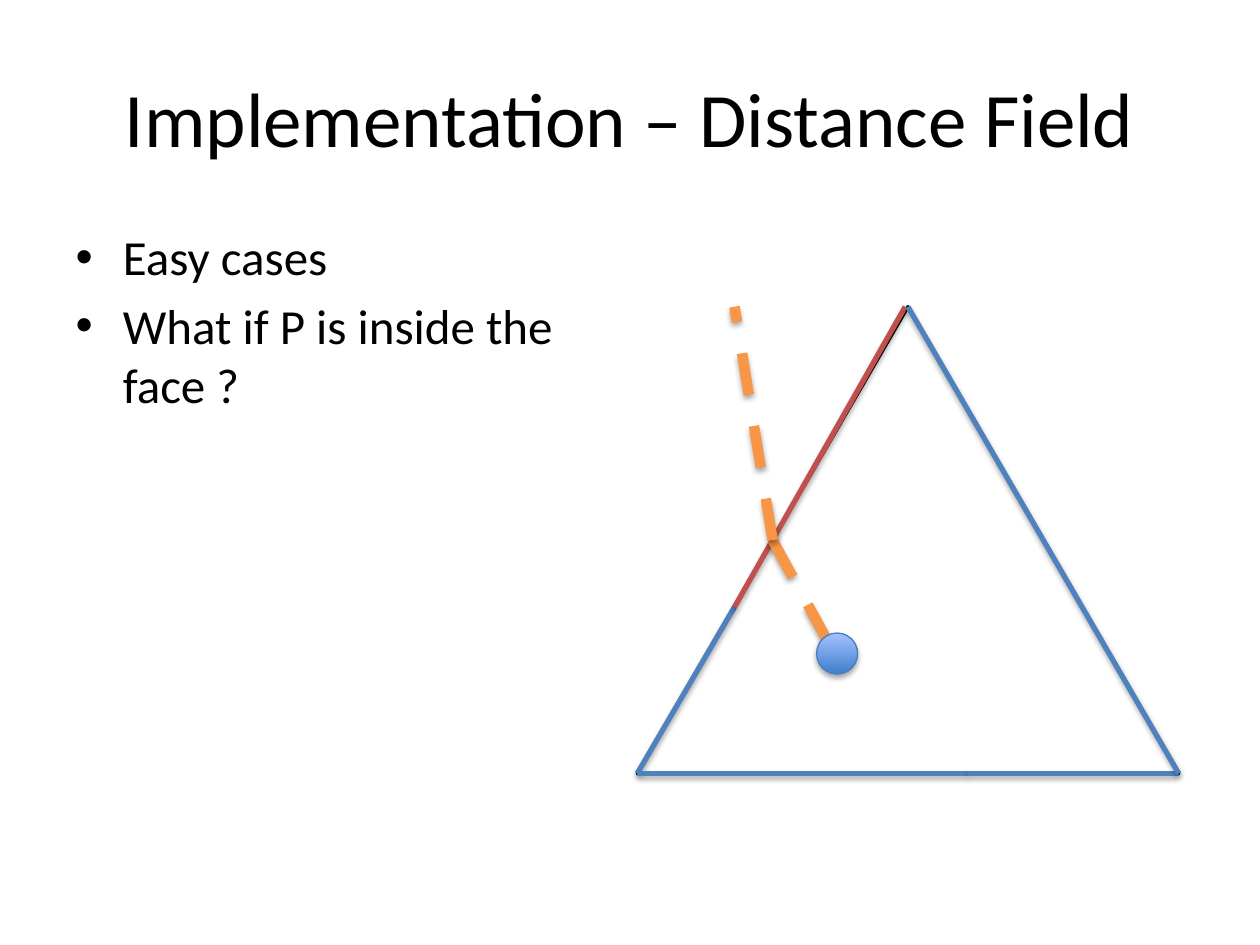
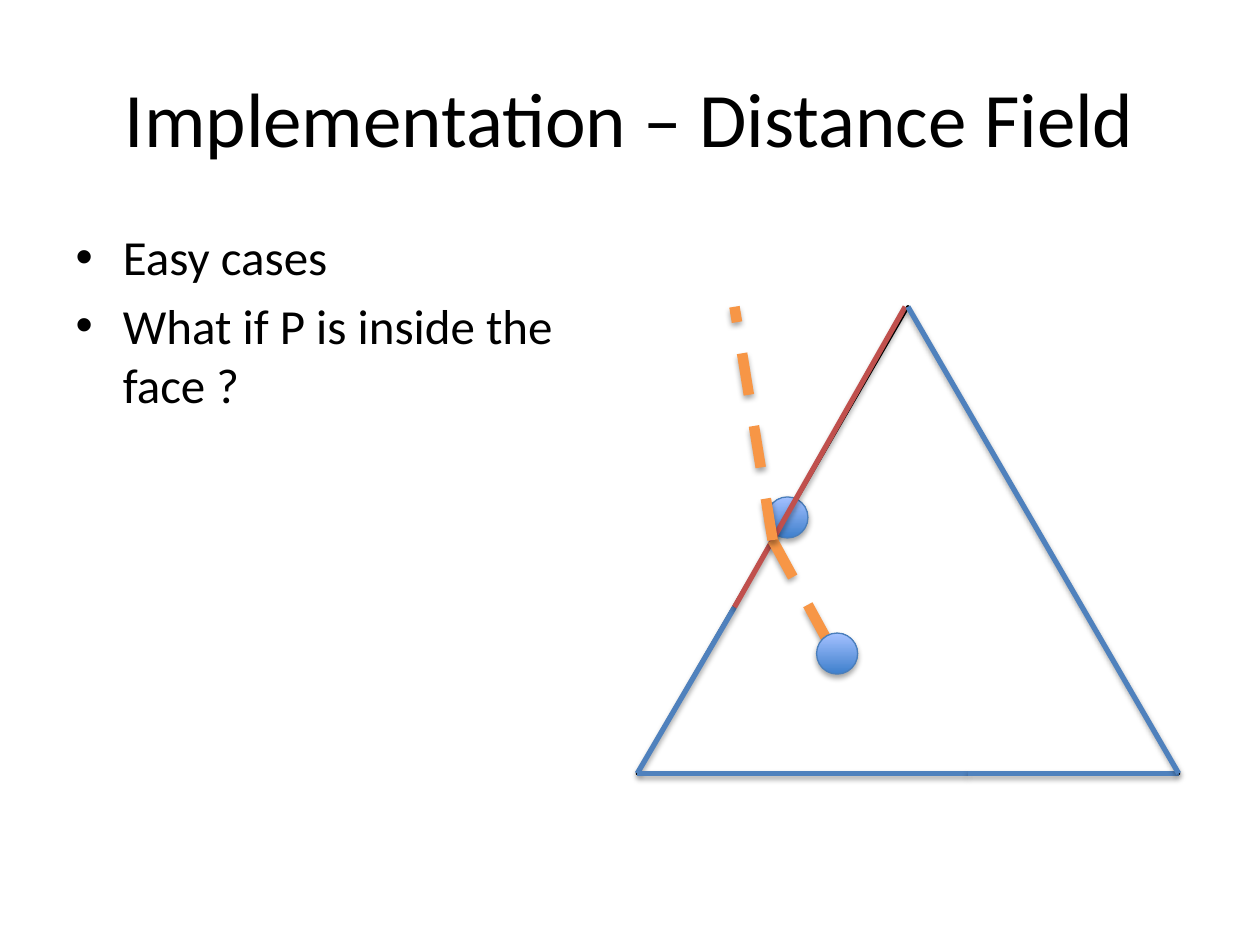
Before and after one commit to jcaille/INF555_Project, a slide deck: slide 17 of presentation.pptx. Drawn at 1260x945 pixels with LibreOffice and Linux fonts; fonts in the diff are those of the drawing. Boxes give left, top, right and bottom in pixels: in the first picture for what was removed or moved away, otherwise in the second. Text is boxed around its words. In the diff, an @@ line names an element or a change of style, - is before the commit and + after.

```diff
--- a/presentation.pptx
+++ b/presentation.pptx
@@ ellipse added at [767,496,809,538], fill gradient #3F80CE to #A4C4FF, outline #4B7EBC 0.75 pt @@
```
Also in this commit, not shown: 3 other slides changed, 1 slide added.
